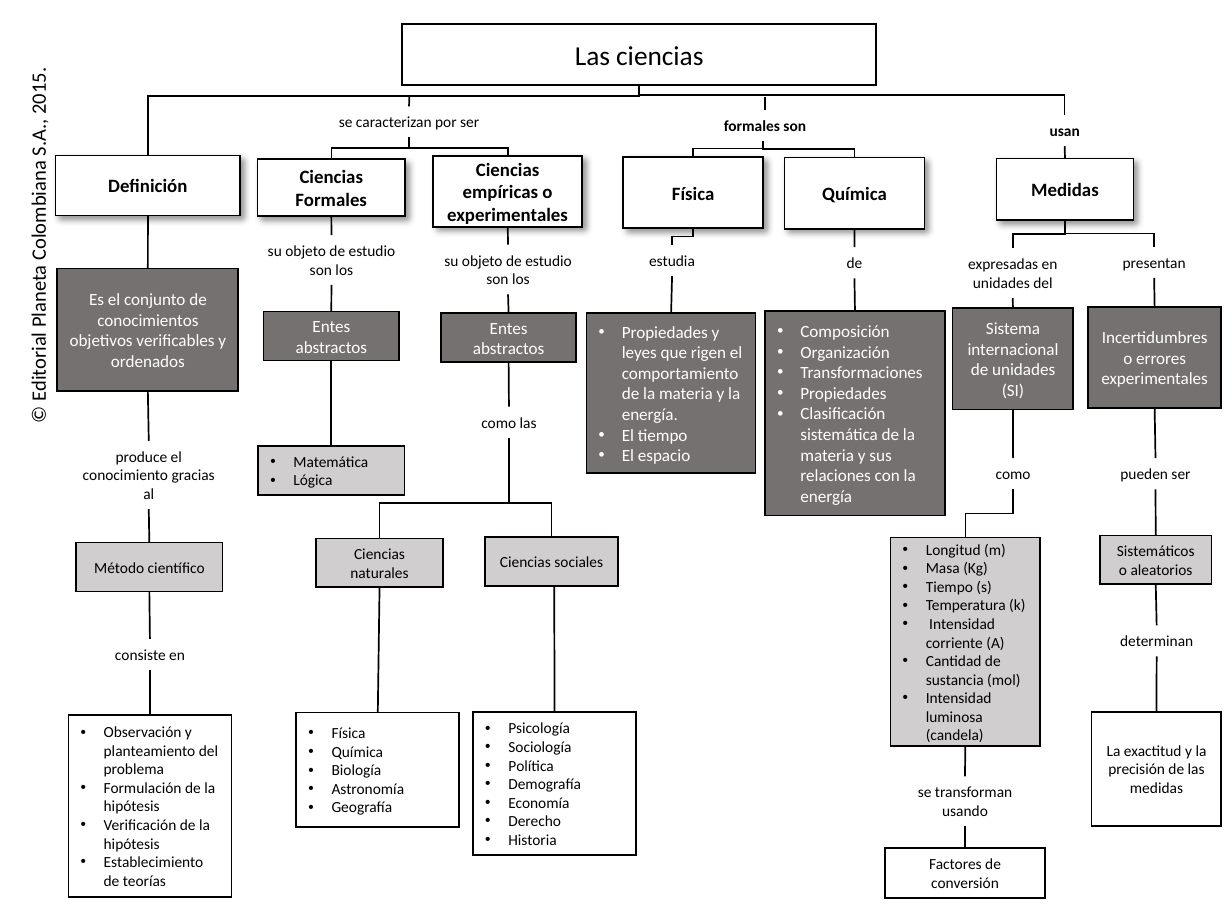
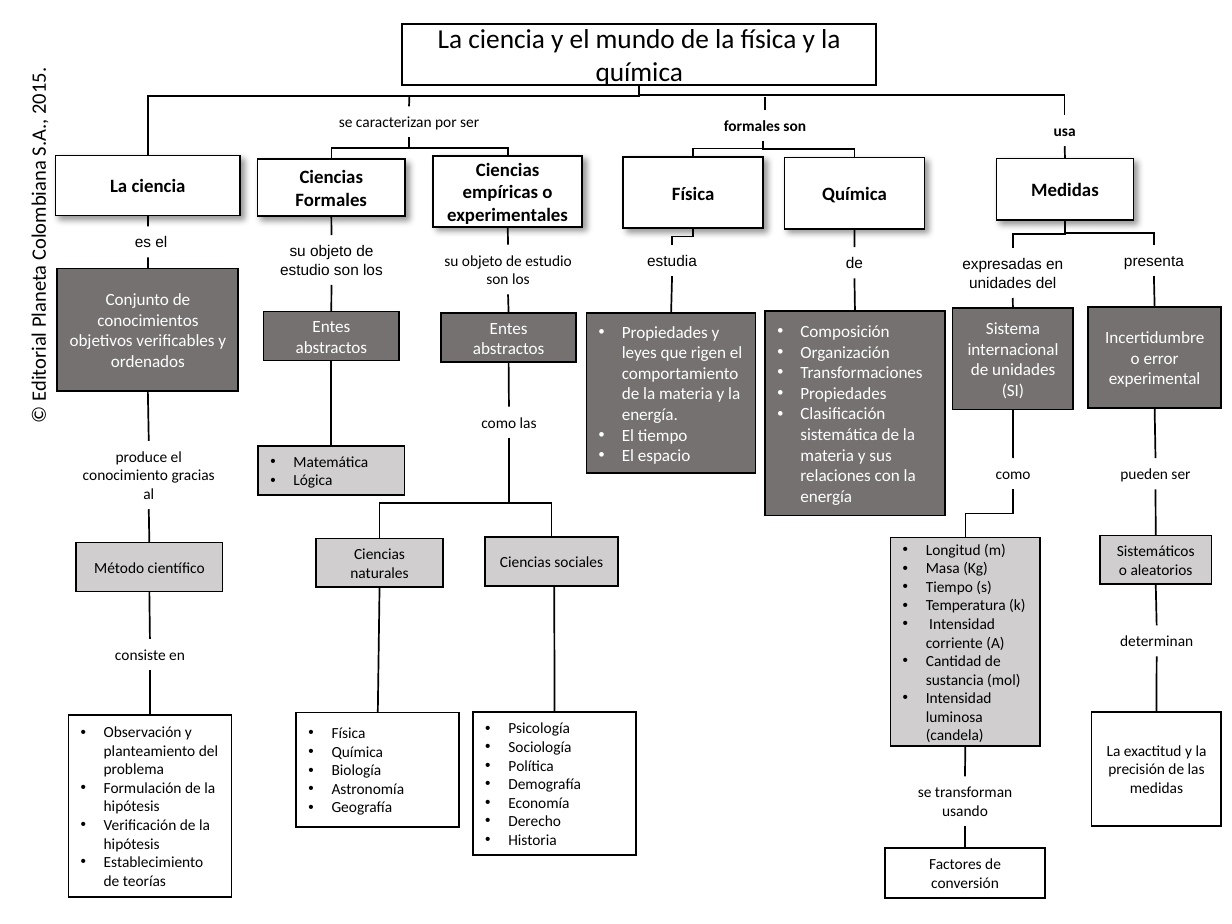
Before and after one commit to AulaPlanetaColombia/CienciasNaturales, a slide deck: slide 1 of fuentes/contenidos/grado10/guion01/CN_10_01.pptx. Drawn at 1232x924 pixels with LibreOffice and Linux fonts; fonts in the diff are those of the drawing; background and template pictures are left out. Boxes give left, top, right and bottom in pixels: in the first picture for what was removed or moved away, otherwise in the second. Text is boxed around its words. In the diff, an @@ line names an element or a change of style, - is before the commit and + after.

```diff
--- a/fuentes/contenidos/grado10/guion01/CN_10_01.pptx
+++ b/fuentes/contenidos/grado10/guion01/CN_10_01.pptx
@@ text in rectangle at <box>438,29,840,88</box>: text changed @@
-Las ciencias
+La ciencia y el mundo de la física y la química
@@ text at <box>1054,128,1076,136</box>: text changed @@
-usan
+usa
@@ text in rectangle at <box>110,179,186,192</box>: text changed @@
-Definición
+La ciencia
@@ rectangle added at <box>123,227,186,257</box>, fill #FFFFFF, 9 pt, text #000000 @@
+es el
@@ line (148, 216) - (148, 269): line to elbow line; route changed @@
@@ font Calibri to Arial in 4 elements at <box>846,256,863,268</box>, <box>280,244,383,275</box>, <box>647,254,697,266</box>, <box>962,258,1063,288</box> @@
@@ text at <box>1124,256,1184,270</box>: text changed; font Calibri to Arial @@
-presentan
+presenta
@@ text in rectangle at <box>70,293,226,367</box>: text changed @@
-Es el conjunto de conocimientos objetivos verificables y ordenados
+Conjunto de conocimientos objetivos verificables y ordenados
@@ text in rectangle at <box>1105,331,1204,387</box>: text changed @@
-Incertidumbres o errores experimentales
+Incertidumbre o error experimental
```
Also in this commit, not shown: 7 other files.
